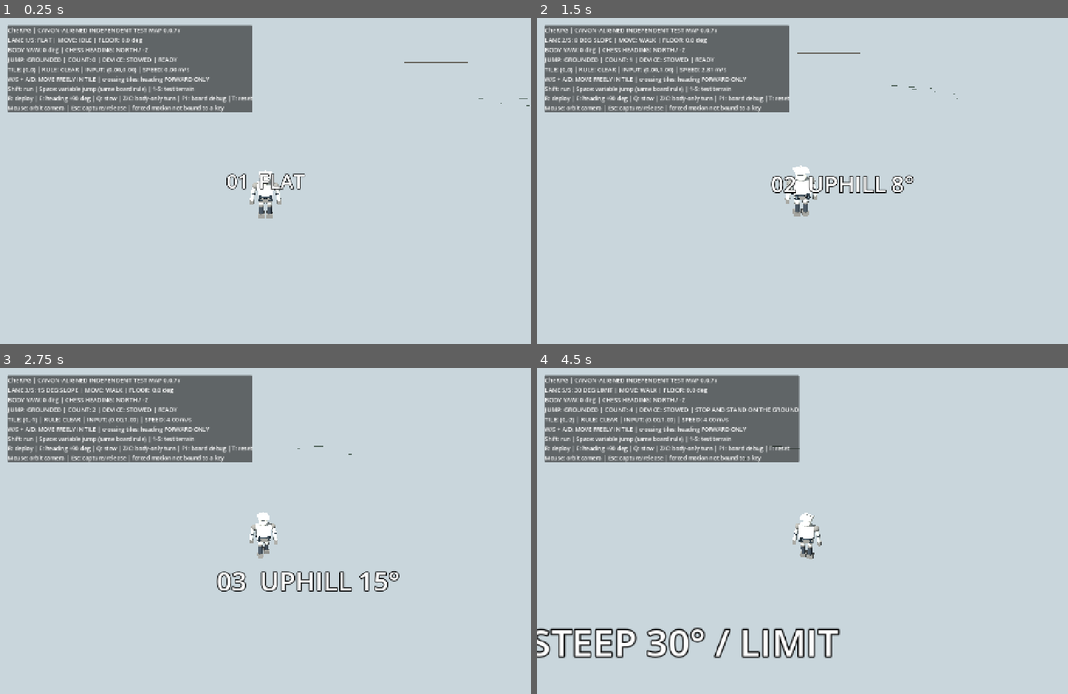
Above: before the commit, frames 1-4 (two rows, left to right).
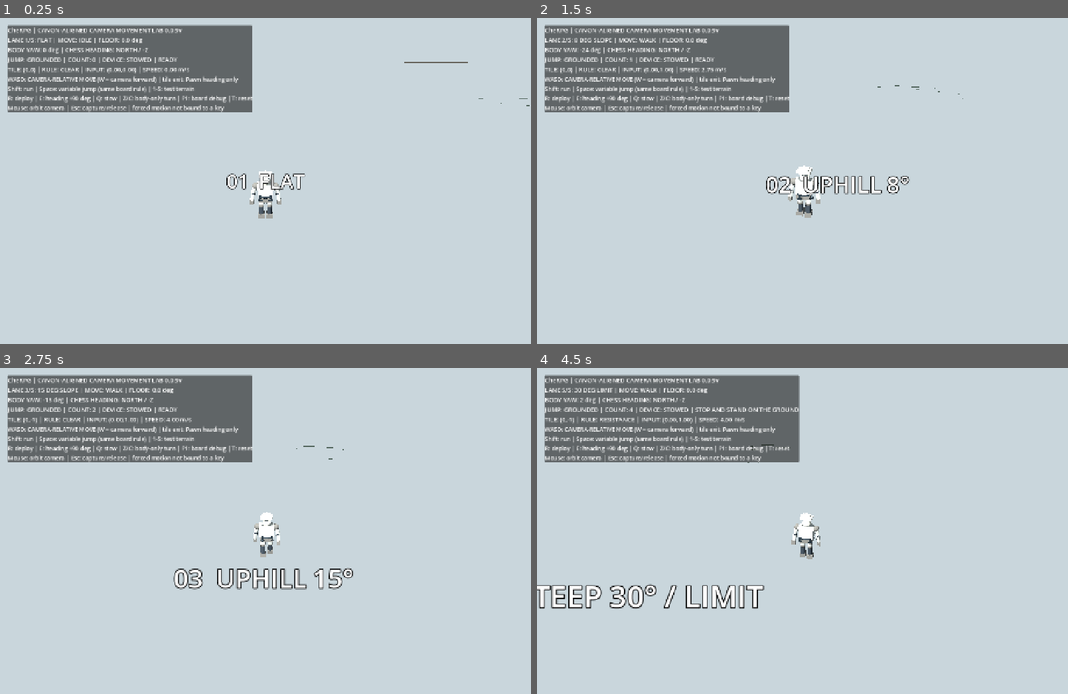
Above: after the commit, the same moments.

Repository: zzunlsj/cherpg
Game: Godot game, scene res://scenes/MotionLab.tscn
Two runs of this game, one before a commit and one after it. Both use one fixed random seed, a clock stepped at 60 frames per second and the inputs below.
Inputs (mouse positions are in pixels of both pictures, inside the frame that each line leads up to):
- Up to frame 1 (0.25 s): no input
- Up to frame 2 (1.5 s): tap Enter at 0.5 s; move the mouse to (829, 181) at 0.52 s; hold W from 0.53 s (still down); tap 1 at 0.6 s; tap Space at 0.77 s; move the mouse to (775, 181) at 1.27 s; tap 2 at 1.35 s
- Up to frame 3 (2.75 s): keep holding W; tap Space at 1.52 s; move the mouse to (276, 524) at 2.02 s; tap 3 at 2.1 s
- Up to frame 4 (4.5 s): keep holding W; move the mouse to (797, 537) at 2.77 s; tap 4 at 2.85 s; tap Space at 3.02, 3.77 s; move the mouse to (839, 534) at 3.52 s; tap 5 at 3.6 s; move the mouse to (760, 527) at 4.27 s; tap R at 4.35 s

The runs differ from the first frame. In frame 1, 0.5% of the frame differs, in the area x 2-45%, y 3-20%; in frame 2, 2.2%; in frame 3, 2.8%; in frame 4, 5.6%, in the area x 0-58%, y 3-90%.

Commit message:
fix(godot): inject follow camera for WASD and spawn through terrain-aware reset

Diff:
--- a/godot/tests/motion_rotation_lab/scripts/motion_lab.gd
+++ b/godot/tests/motion_rotation_lab/scripts/motion_lab.gd
@@ -22,12 +22,14 @@
 		lanes.append(lane)
 	pawn = PAWN_SCRIPT.new()
 	add_child(pawn)
-	pawn.call("reset_at",float(0-2)*8.5,0.0,9.3,0)
 	camera = Camera3D.new()
 	camera.name = "FollowCamera"
 	camera.fov = 65.0
 	camera.current = true
 	add_child(camera)
+	pawn.set_movement_camera(camera)
+	# Use the selected lane terrain height for initial spawn and resets.
+	_teleport_to_lane(0)
 	_build_ui()
 	camera_target = pawn.global_position+Vector3.UP*1.1
 	_update_camera(1.0)
@@ -68,7 +70,7 @@
 	info.add_theme_font_size_override("font_size",16)
 	content.add_child(info)
 	help_label = Label.new()
-	help_label.text = "W/S + A/D: MOVE FREELY IN TILE | crossing tiles: heading FORWARD ONLY\nShift: run | Space: variable jump (sam …(206 unchanged characters)…
+	help_label.text = "WASD: CAMERA-RELATIVE MOVE (W = camera forward) | tile exit: Pawn heading only\nShift: run | Space: variable jump (sam …(206 unchanged characters)…
 	help_label.add_theme_font_size_override("font_size",15)
 	content.add_child(help_label)
 	_update_hud()
@@ -141,7 +143,7 @@
 	if pawn == null or info == null:
 		return
 	var lane_name: String = ["FLAT", "8 DEG SLOPE", "15 DEG SLOPE", "UNEVEN", "30 DEG LIMIT"][pawn.lane_index]
-	info.text = "CheRPG | CANON-ALIGNED INDEPENDENT TEST MAP 0.0.7v\n" \
+	info.text = "CheRPG | CANON-ALIGNED CAMERA MOVEMENT LAB 0.0.9v\n" \
 		+ "LANE %d/5: %s | MOVE: %s | FLOOR: %.1f deg\n" % [pawn.lane_index+1,lane_name,pawn.move_state,pawn.floor_deg] \
 		+ "BODY YAW: %.0f deg | CHESS HEADING: %s\n" % [rad_to_deg(pawn.avatar.rotation.y), pawn.HEADING_NAMES[pawn.heading_index]] \
 		+ "JUMP: %s | COUNT: %d | DEVICE: %s | %s\n" % [pawn.jump_state,pawn.jump_count,pawn.device.call("phase_name"),pawn.device.reason] \
